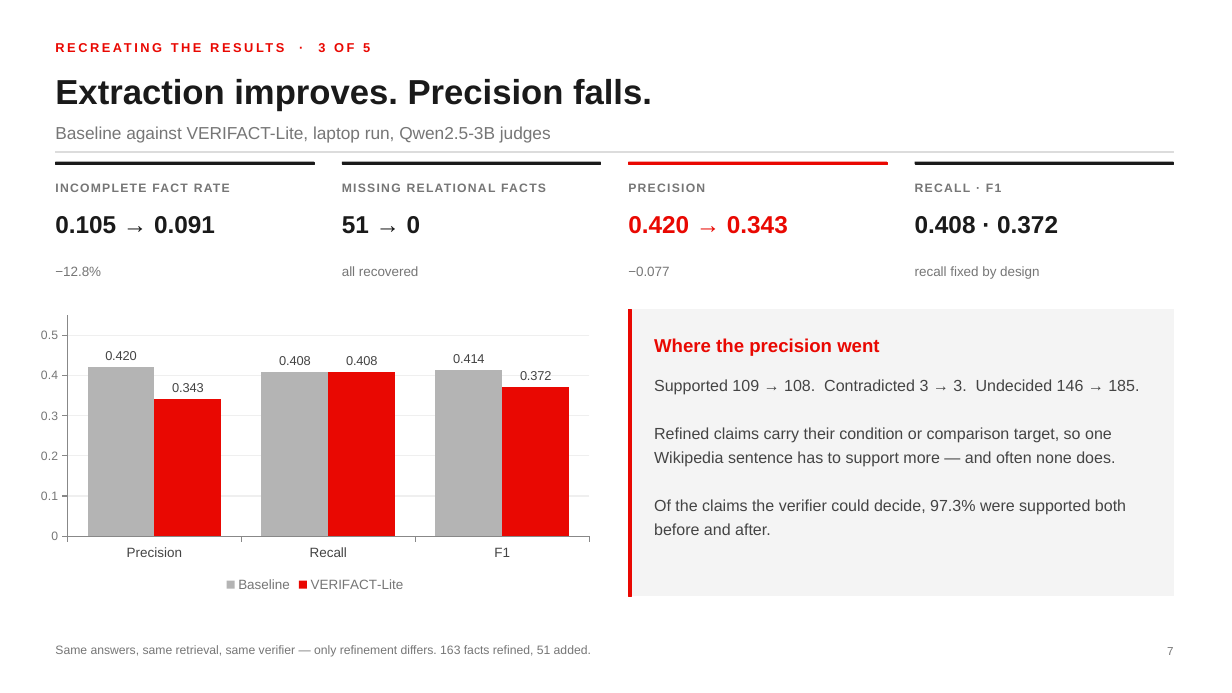
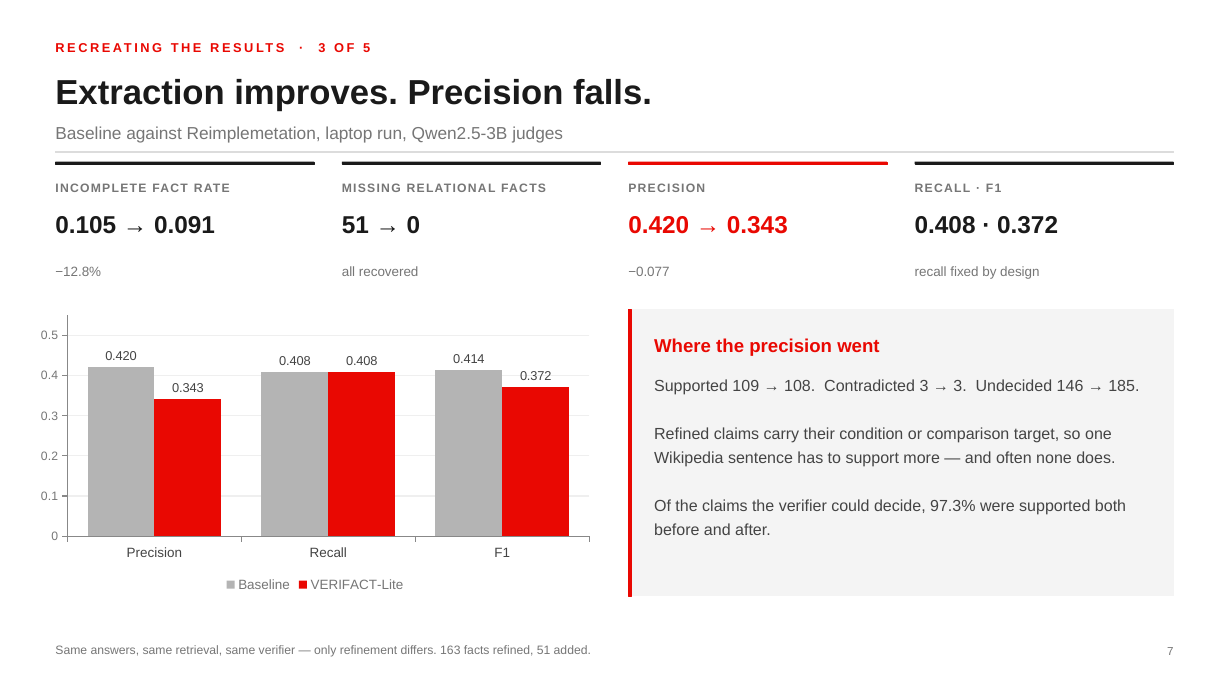
Before and after one commit to MadhavKrishna06/Verifact-Lite, a slide deck: slide 7 of presentation/VERIFACT-Lite-TTU.pptx. Drawn at 1232x693 pixels with LibreOffice and Linux fonts; fonts in the diff are those of the drawing. Boxes give left, top, right and bottom in pixels: in the first picture for what was removed or moved away, otherwise in the second. Text is boxed around its words. In the diff, an @@ line names an element or a change of style, - is before the commit and + after.

```diff
--- a/presentation/VERIFACT-Lite-TTU.pptx
+++ b/presentation/VERIFACT-Lite-TTU.pptx
@@ text at box(55, 126, 563, 143): text changed @@
-Baseline against VERIFACT-Lite, laptop run, Qwen2.5-3B judges
+Baseline against Reimplemetation, laptop run, Qwen2.5-3B judges
```
Also in this commit, not shown: 4 other slides changed, 1 slide added, 1 slide removed, 1 other file.
